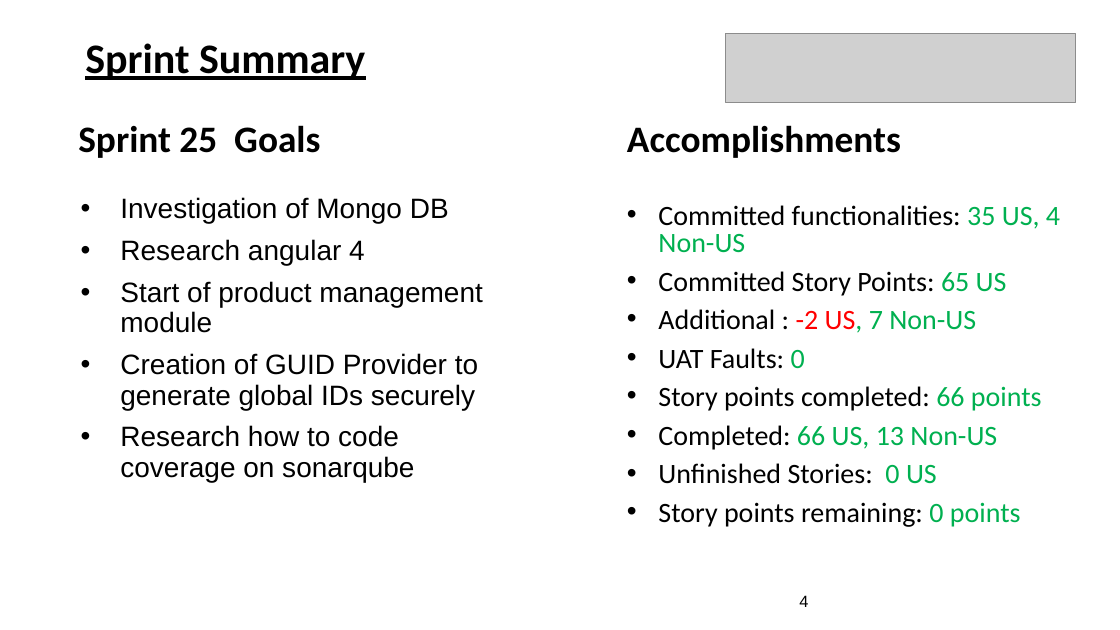
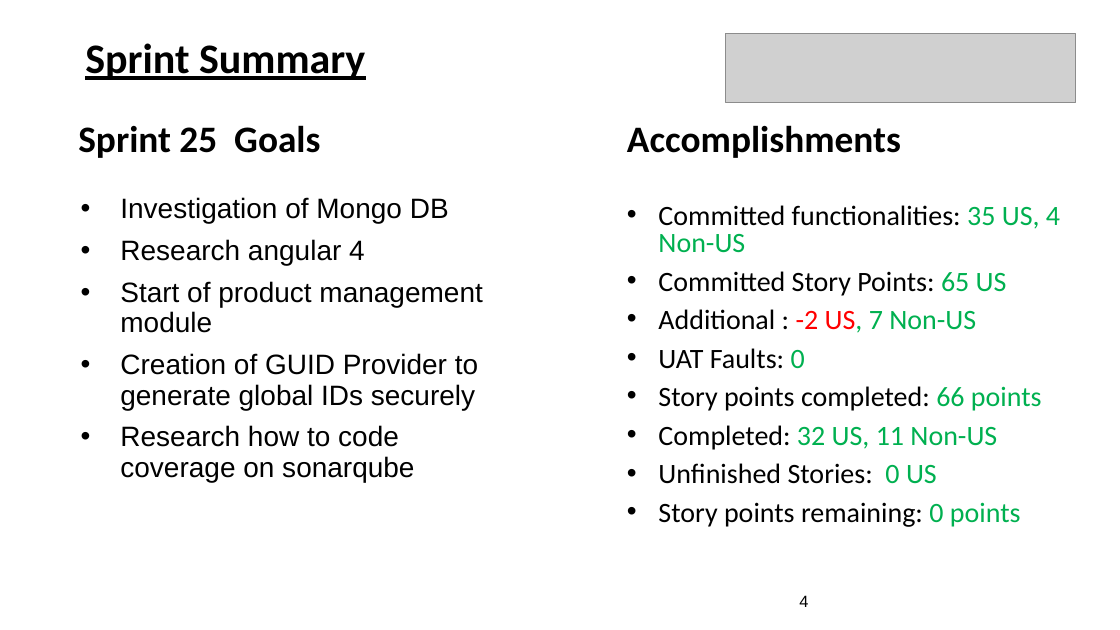
Before and after one commit to Vorapod/AjanBank, a slide deck: slide 4 of Sprint 25 - Sprint review.pptx. Drawn at 1120x630 pixels with LibreOffice and Linux fonts; fonts in the diff are those of the drawing; grey boxes stand for pictures. Boxes give left, top, right and bottom in pixels: in the first picture for what was removed or moved away, otherwise in the second. Text is boxed around its words. In the diff, an @@ line names an element or a change of style, - is before the commit and + after.

```diff
--- a/Sprint 25 - Sprint review.pptx
+++ b/Sprint 25 - Sprint review.pptx
@@ text at (658, 425, 997, 450): text changed @@
-• Completed: 66 US, 13 Non-US
+• Completed: 32 US, 11 Non-US
```
Also in this commit, not shown: 1 other slide changed.
